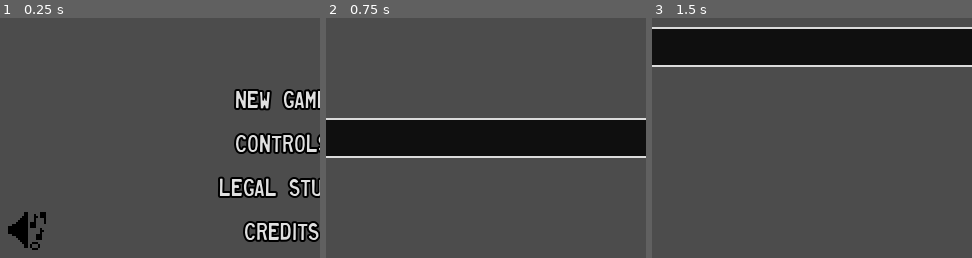
Above: before the commit, frames 1-3 (left to right).
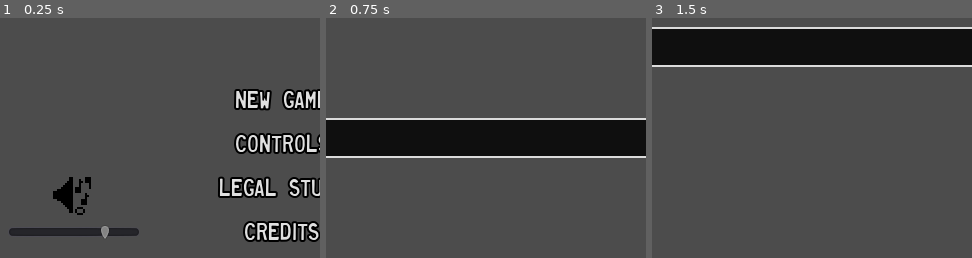
Above: after the commit, the same moments.

Repository: swashdev/minigame-madness
Game: Godot game, scene res://master/scenes/master.tscn
Two runs of this game, one before a commit and one after it. Both use one fixed random seed, a clock stepped at 60 frames per second and the inputs below.
Inputs (mouse positions are % of the whole screen's width and height, from its top left):
- Up to frame 1 (0.25 s): no input
- Up to frame 2 (0.75 s): click "New Game" at 0.5 s
- Up to frame 3 (1.5 s): tap Enter at 1.25 s; move the mouse to (72, 45) at 1.27 s; hold Right (move_right) from 1.28 s (still down); hold Space (action) from 1.28 s (still down)
The pictures show only the part of the screen within x 6-56%, y 42-92%; the shares and areas given below are measured in that part.

The runs differ from the first frame. In frame 1, 2.7% of the frame differs, in the area x 2-44%, y 66-97%; in frame 2, nothing differs; in frame 3, nothing differs.

Commit message:
Add a volume slider.
There is now a slider on the main menu which can be used to adjust the
music volume.

Diff:
--- a/master/scenes/master.tscn
+++ b/master/scenes/master.tscn
@@ -18,5 +18,6 @@
 [connection signal="game_over" from="Main" to="." method="_on_Main_game_over"]
 [connection signal="button_pressed" from="MainMenu" to="." method="_on_MainMenu_button_pressed"]
 [connection signal="music_muted" from="MainMenu" to="Main" method="mute_music"]
+[connection signal="music_volume_changed" from="MainMenu" to="Main" method="change_music_volume"]
 [connection signal="debug_button_pressed" from="DebugMenu" to="." method="_on_debug_button_pressed"]
 [connection signal="debug_closed" from="DebugMenu" to="." method="_on_DebugMenu_debug_closed"]
--- a/master/scenes/menus/main_menu.tscn
+++ b/master/scenes/menus/main_menu.tscn
@@ -19,9 +19,6 @@
 anchor_bottom = 1.0
 theme = ExtResource( 9 )
 script = ExtResource( 1 )
-__meta__ = {
-"_edit_use_anchors_": false
-}
 
 [node name="Menu" type="MarginContainer" parent="."]
 anchor_right = 1.0
@@ -141,11 +138,19 @@
 "_edit_use_anchors_": false
 }
 
+[node name="VolumeSlider" type="HSlider" parent="."]
+margin_left = 46.0
+margin_top = 400.0
+margin_right = 178.0
+margin_bottom = 436.0
+min_value = -80.0
+max_value = 24.0
+
 [node name="MusicButton" type="TextureButton" parent="."]
-anchor_left = 0.071875
-anchor_top = 0.825
-anchor_right = 0.134875
-anchor_bottom = 0.908
+anchor_left = 0.142124
+anchor_top = 0.751492
+anchor_right = 0.205124
+anchor_bottom = 0.834492
 toggle_mode = true
 texture_normal = ExtResource( 13 )
 texture_pressed = ExtResource( 12 )
@@ -171,5 +176,6 @@
 [connection signal="pressed" from="Menu/Buttons/ControlsButton" to="." method="_on_ControlsButton_pressed"]
 [connection signal="pressed" from="Menu/Buttons/LegalStuffButton" to="." method="_on_LegalStuffButton_pressed"]
 [connection signal="pressed" from="Menu/Buttons/CreditsButton" to="." method="_on_CreditsButton_pressed"]
+[connection signal="value_changed" from="VolumeSlider" to="." method="_on_VolumeSlider_value_changed"]
 [connection signal="toggled" from="MusicButton" to="." method="_on_MusicButton_toggled"]
 [connection signal="open_external" from="CreditsDialog" to="ConfirmOpenExternal" method="_on_open_external"]
--- a/master/scripts/main.gd
+++ b/master/scripts/main.gd
@@ -61,6 +61,11 @@
 # Sets the music on or off.
 func mute_music( button_toggled ):
 	_music = not button_toggled
+
+
+# Changes the music volume.
+func change_music_volume( volume ):
+	$MainMusic.set_volume_db( volume )
 
 
 # Starts a new game.
--- a/master/scripts/menus/main_menu.gd
+++ b/master/scripts/menus/main_menu.gd
@@ -8,6 +8,9 @@
 
 # Used to signal Master that the music has been muted.
 signal music_muted( button_toggled )
+
+# Used to signal Master that the music volume has been adjusted.
+signal music_volume_changed( new_volume )
 
 var _sequence: int = 0
 
@@ -107,3 +110,7 @@
 # The "Mute Music" button has been pressed.  Signal Master.
 func _on_MusicButton_toggled( button_pressed ):
 	emit_signal( "music_muted", button_pressed )
+
+
+func _on_VolumeSlider_value_changed( value: float ):
+	emit_signal( "music_volume_changed", value )
Not shown, changed: CHANGELOG.md
